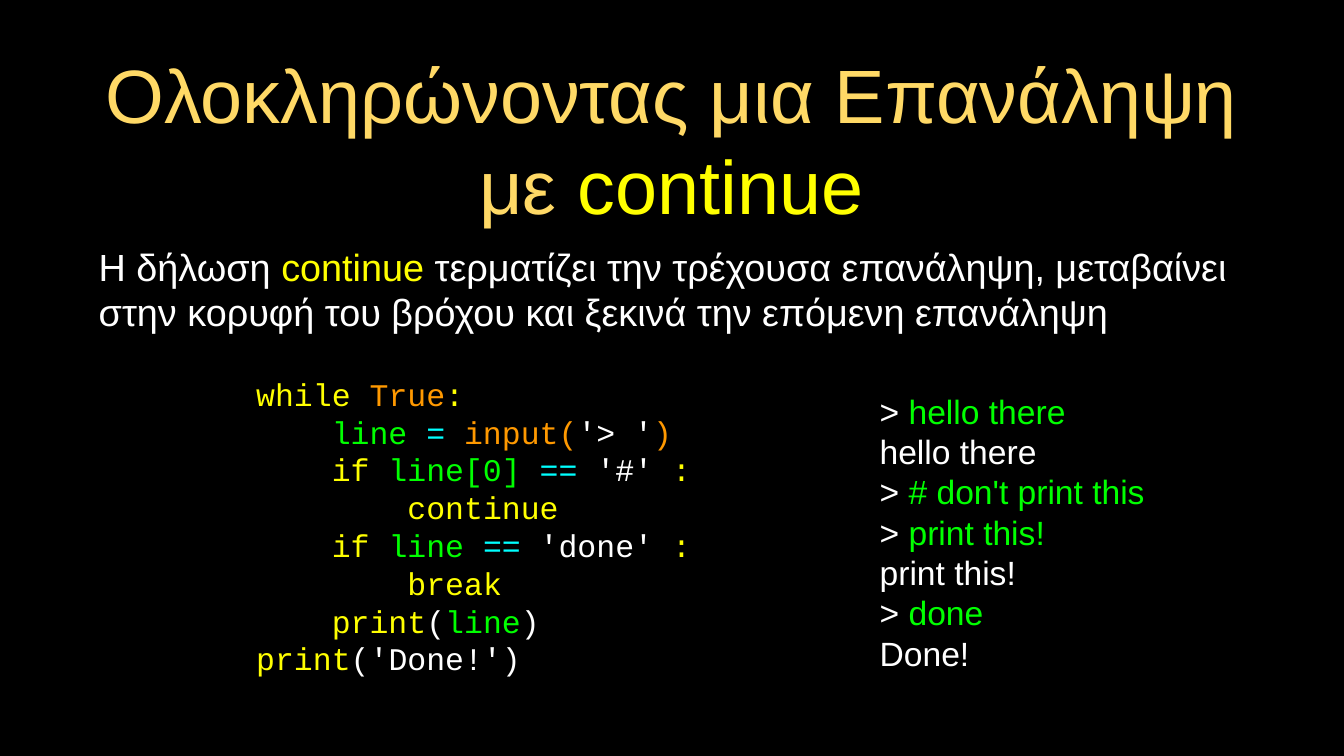
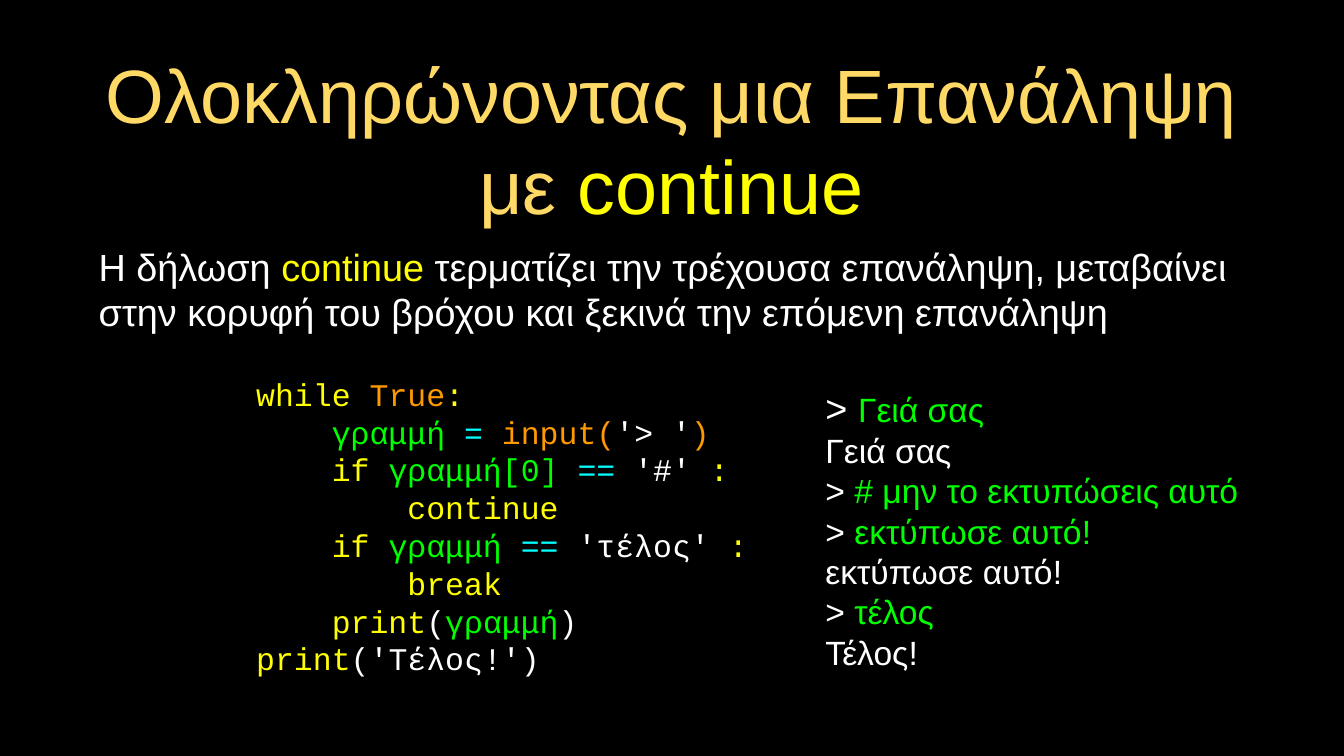
Before and after one commit to csev/py4e, a slide deck: slide 8 of lectures3/gr/Pythonlearn-05-Iterations.pptx. Drawn at 1344x756 pixels with LibreOffice and Linux fonts; fonts in the diff are those of the drawing. Boxes give left, top, right and bottom in pixels: in the first picture for what was removed or moved away, otherwise in the second. Text is boxed around its words. In the diff, an @@ line names an element or a change of style, - is before the commit and + after.

```diff
--- a/lectures3/gr/Pythonlearn-05-Iterations.pptx
+++ b/lectures3/gr/Pythonlearn-05-Iterations.pptx
@@ text at (825,396,1238,671): text changed @@
-> hello there
-hello there
-> # don't print this
-> print this!
-print this!
-> done
-Done!
+> Γειά σας
+Γειά σας
+> # μην το εκτυπώσεις αυτό
+> εκτύπωσε αυτό!
+εκτύπωσε αυτό!
+> τέλος
+Τέλος!
@@ text at (332,421,653,488): text changed @@
-line = input('> ')
-if line[0] == '#' :
+γραμμή = input('> ')
+if γραμμή[0] == '#' :
@@ text at (332,534,710,564): text changed @@
-if line == 'done' :
+if γραμμή == 'τέλος' :
@@ text at (256,610,578,677): text changed @@
-print(line)
-print('Done!')
+print(γραμμή)
+print('Τέλος!')
```
Also in this commit, not shown: 24 other slides changed, 9 other files.
